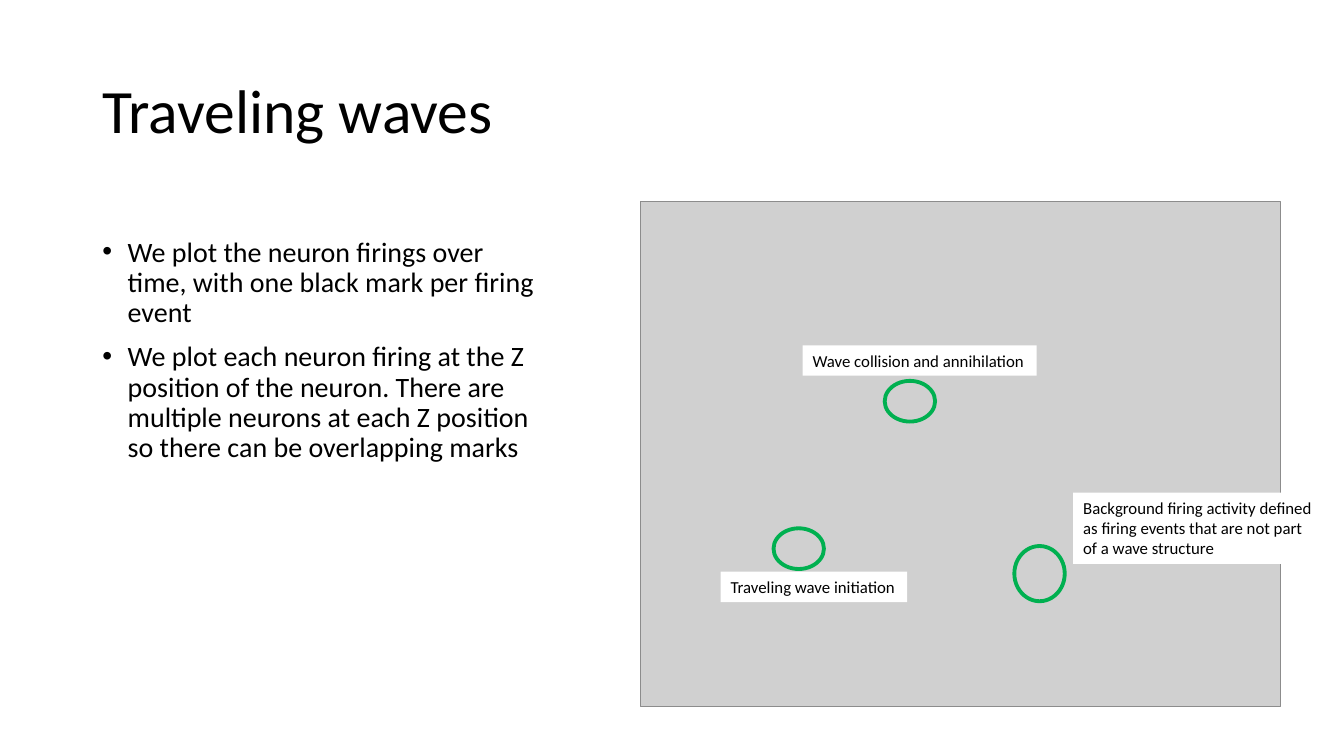
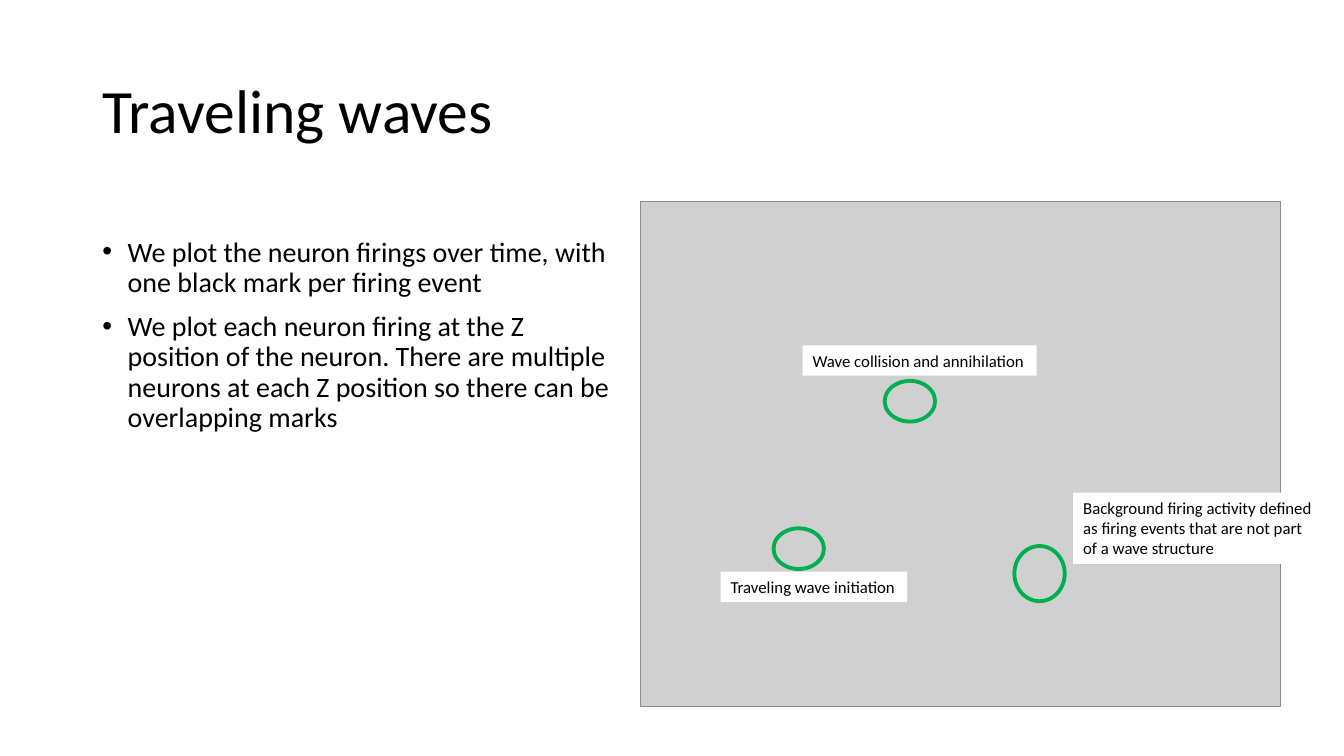
Before and after one commit to vbaker145/neuron, a slide deck: slide 9 of sync_paper/Traveling Waves in Neural Minicolumns.pptx (slide 7 before the commit). Drawn at 1344x756 pixels with LibreOffice and Linux fonts; fonts in the diff are those of the drawing; grey boxes stand for pictures; background and template pictures are left out. Boxes give left, top, right and bottom in pixels: in the first picture for what was removed or moved away, otherwise in the second. Text is boxed around its words. In the diff, an @@ line names an element or a change of style, - is before the commit and + after.

```diff
--- a/sync_paper/Traveling Waves in Neural Minicolumns.pptx
+++ b/sync_paper/Traveling Waves in Neural Minicolumns.pptx
@@ text "We plot the neuron firings ..." rewrapped from (x1=128, y1=242, x2=534, y2=462) to (x1=128, y1=242, x2=609, y2=432) @@
```
Also in this commit, not shown: 5 other slides changed, 2 slides added, 1 slide removed, 2 other files.
